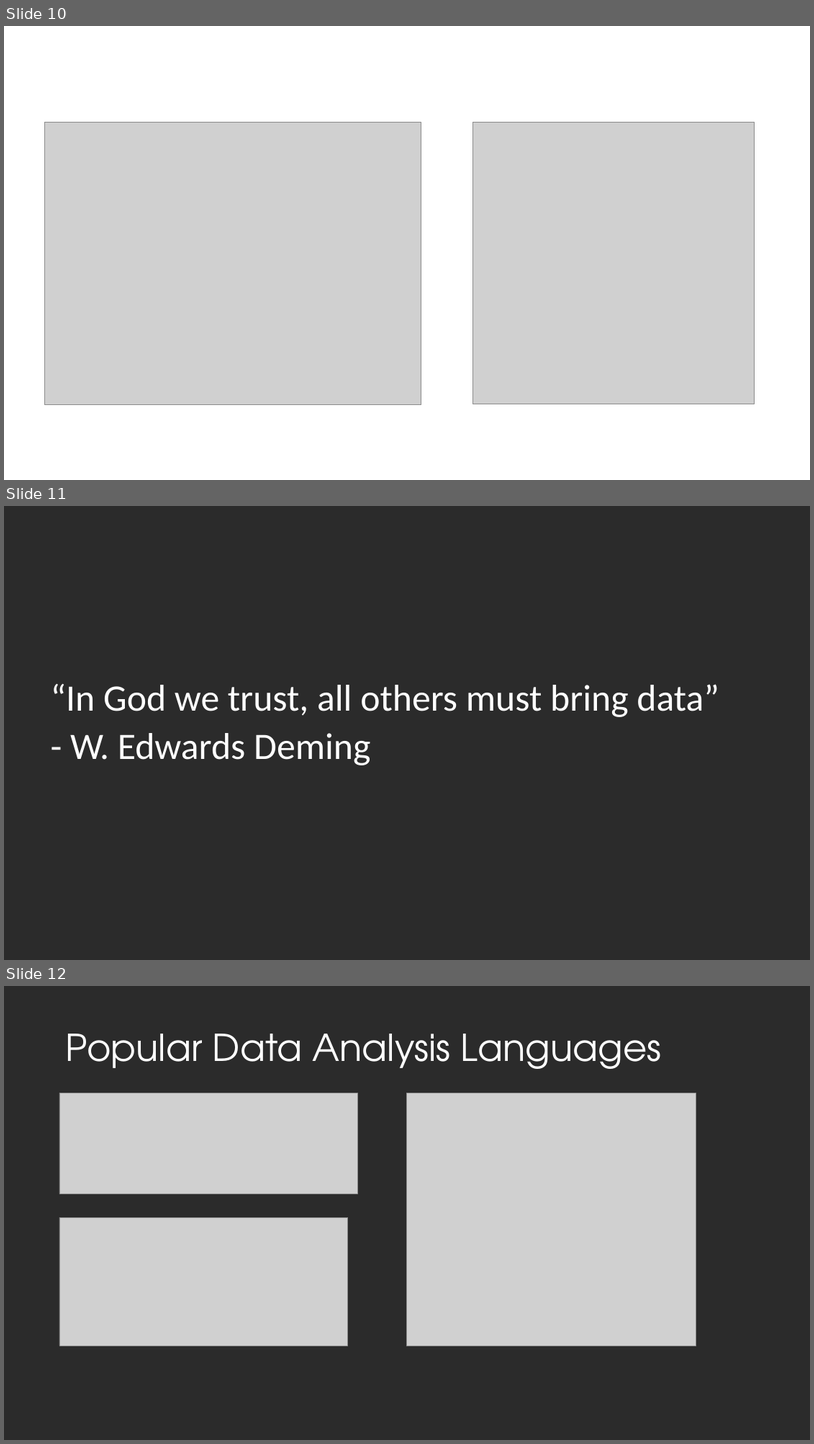
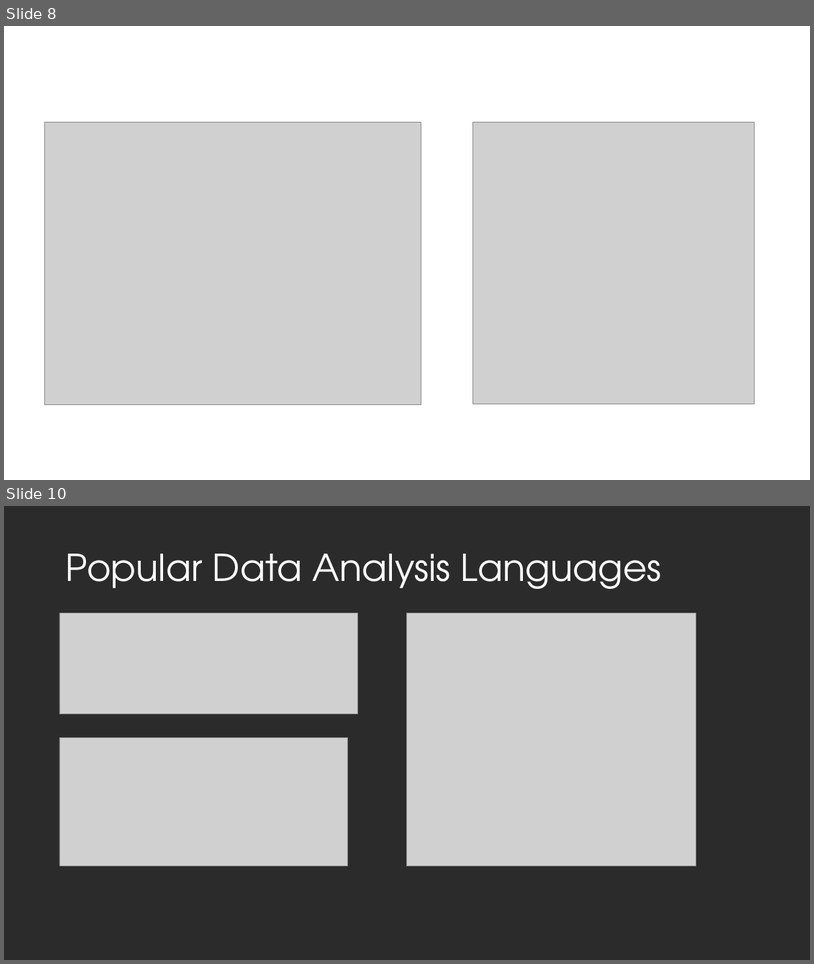
Before and after one commit to DustinEwers/r-talk-demos, a slide deck: slides/r_slides.pptx. Shown one above the other, each under a label of ours: slides 10, 11 and 12 before the commit, slides 8 and 10 after it; the slides between them are not shown. The pictures are 814x1444 and 814x964 pixels, drawn with LibreOffice and Linux fonts; fonts in the diff are those of the drawing; grey boxes stand for pictures; background and template pictures are left out; a plain dark background stands for a picture behind light text. Boxes give left, top, right and bottom in pixels: in the first picture for what was removed or moved away, otherwise in the second. Text is boxed around its words. In the diff, an @@ line names an element or a change of style, - is before the commit and + after.

```diff
--- a/slides/r_slides.pptx
+++ b/slides/r_slides.pptx
@@ slide 11 removed at <box>4,506,810,960</box>, background picture (left out) @@
@@ text removed at <box>51,684,720,765</box> @@
-“In God we trust, all others must bring data”
-- W. Edwards Deming
@@ what was slide 10 is now slide 8 @@
@@ what was slide 12 is now slide 10 @@
```
Also in this commit, not shown: 1 slide added, 2 other slides removed, 5 other files.
